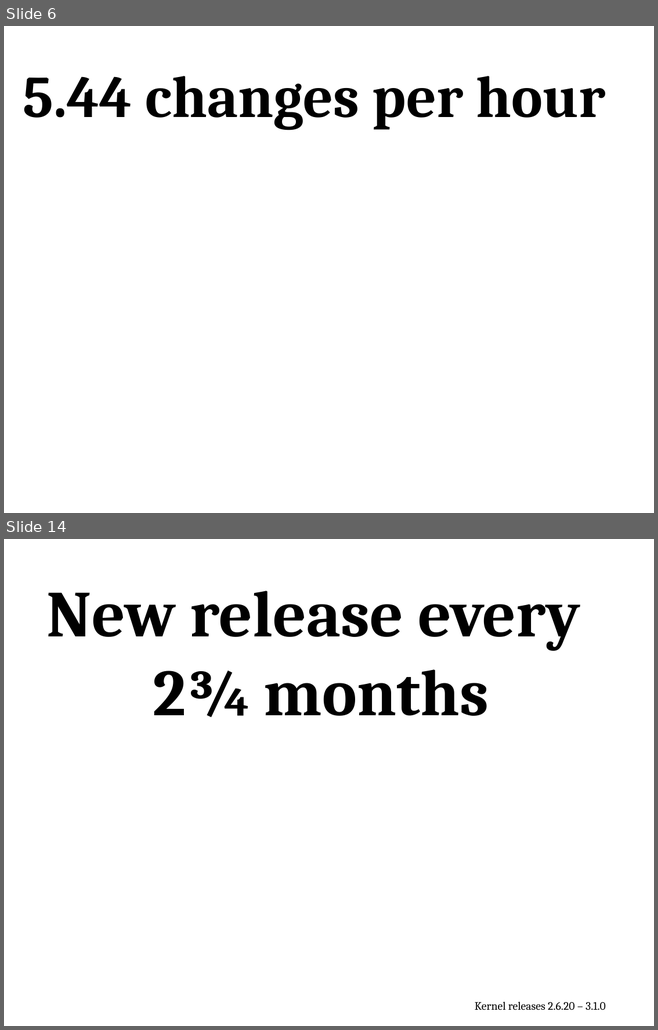
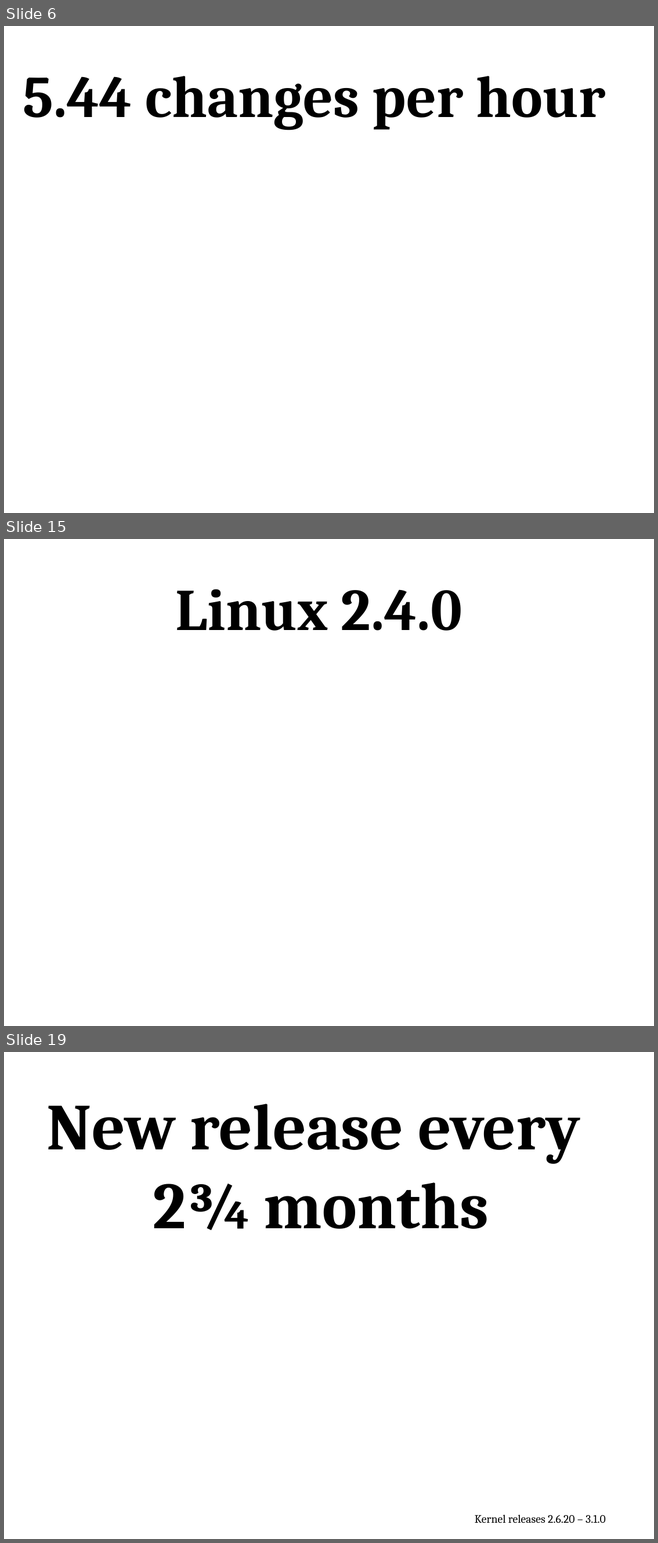
Before and after one commit to gregkh/kernel-development, a slide deck: kernel-development.odp. Shown one above the other, each under a label of ours: slides 6 and 14 before the commit, slides 6, 15 and 19 after it; the slides between them are not shown. The pictures are 658x1030 and 658x1543 pixels, drawn with LibreOffice and Linux fonts; fonts in the diff are those of the drawing; background and template pictures are left out. Boxes give left, top, right and bottom in pixels: in the first picture for what was removed or moved away, otherwise in the second. Text is boxed around its words. In the diff, an @@ line names an element or a change of style, - is before the commit and + after.

```diff
--- a/kernel-development.odp
+++ b/kernel-development.odp
@@ slide 15 added at (4,539,654,1026), background #FFFFFF @@
@@ text added at (176,589,462,631), 72 pt, text #000000, bold @@
+Linux 2.4.0
@@ what was slide 14 is now slide 19 @@
```
Also in this commit, not shown: 3 slides changed, 14 other slides added, 4 slides removed, 1 other file.
